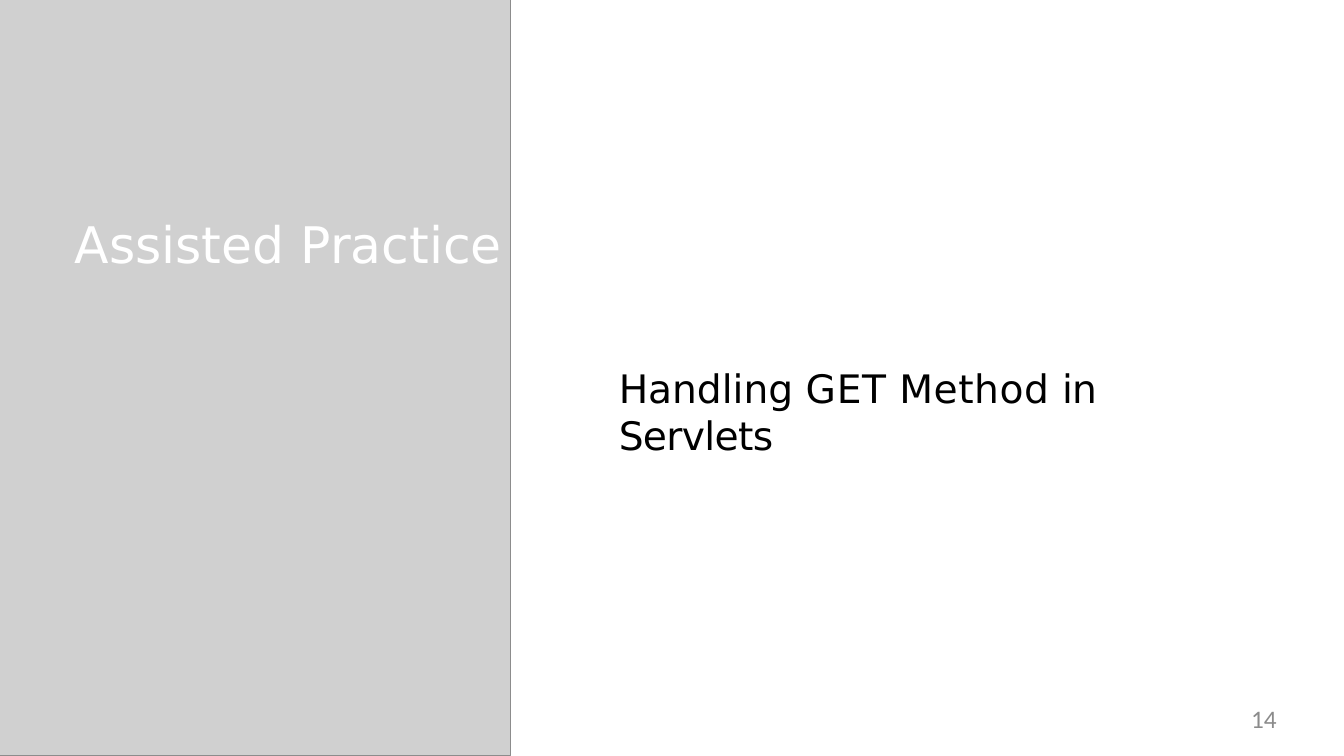
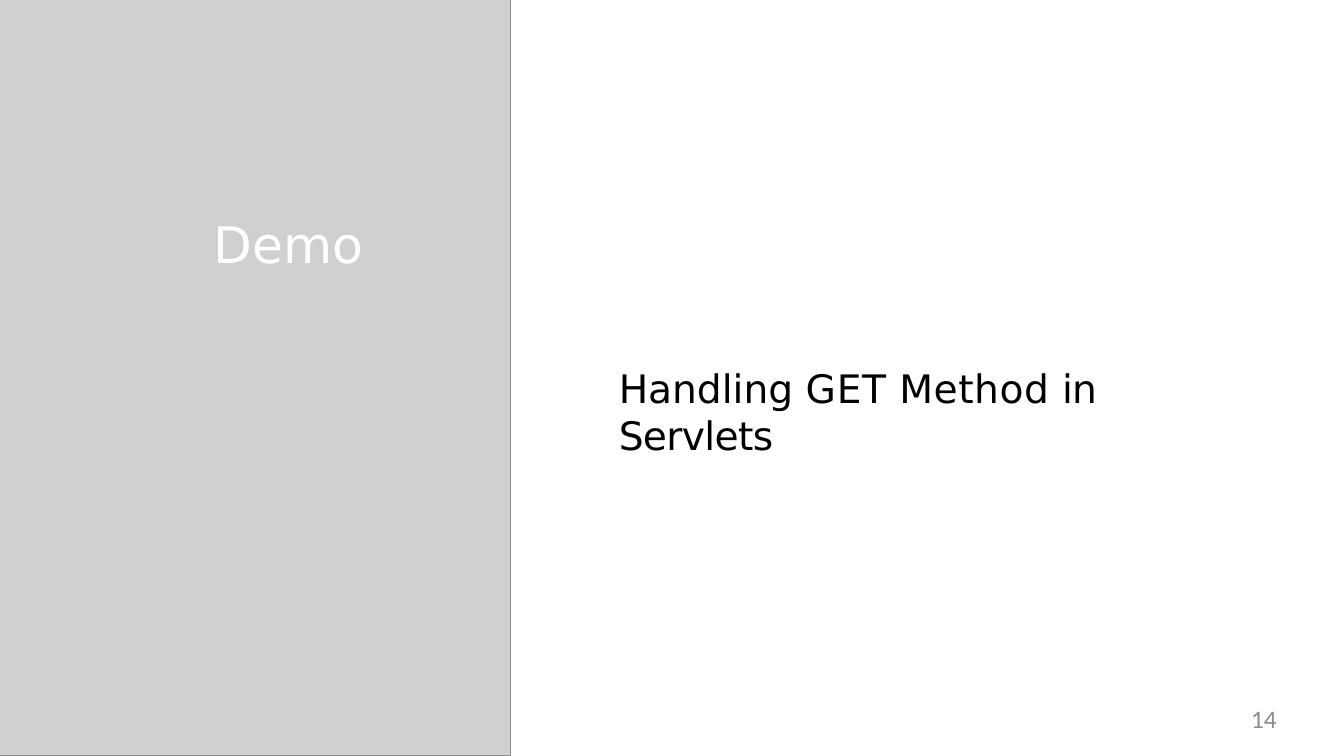
Before and after one commit to StevenJoseph19/Java, a slide deck: slide 14 of Day 9 & 10/1. Servlets/Slides/3. Working with Form and Query String Data/3-java-servlets-m3.pptx. Drawn at 1344x756 pixels with LibreOffice and Linux fonts; fonts in the diff are those of the drawing; grey boxes stand for pictures. Boxes give left, top, right and bottom in pixels: in the first picture for what was removed or moved away, otherwise in the second. Text is boxed around its words. In the diff, an @@ line names an element or a change of style, - is before the commit and + after.

```diff
--- a/Day 9 & 10/1. Servlets/Slides/3. Working with Form and Query String Data/3-java-servlets-m3.pptx
+++ b/Day 9 & 10/1. Servlets/Slides/3. Working with Form and Query String Data/3-java-servlets-m3.pptx
@@ text at (214, 227, 364, 263): text changed @@
-Assisted Practice
+Demo
```
Also in this commit, not shown: 1 other slide changed, 7 other files.
